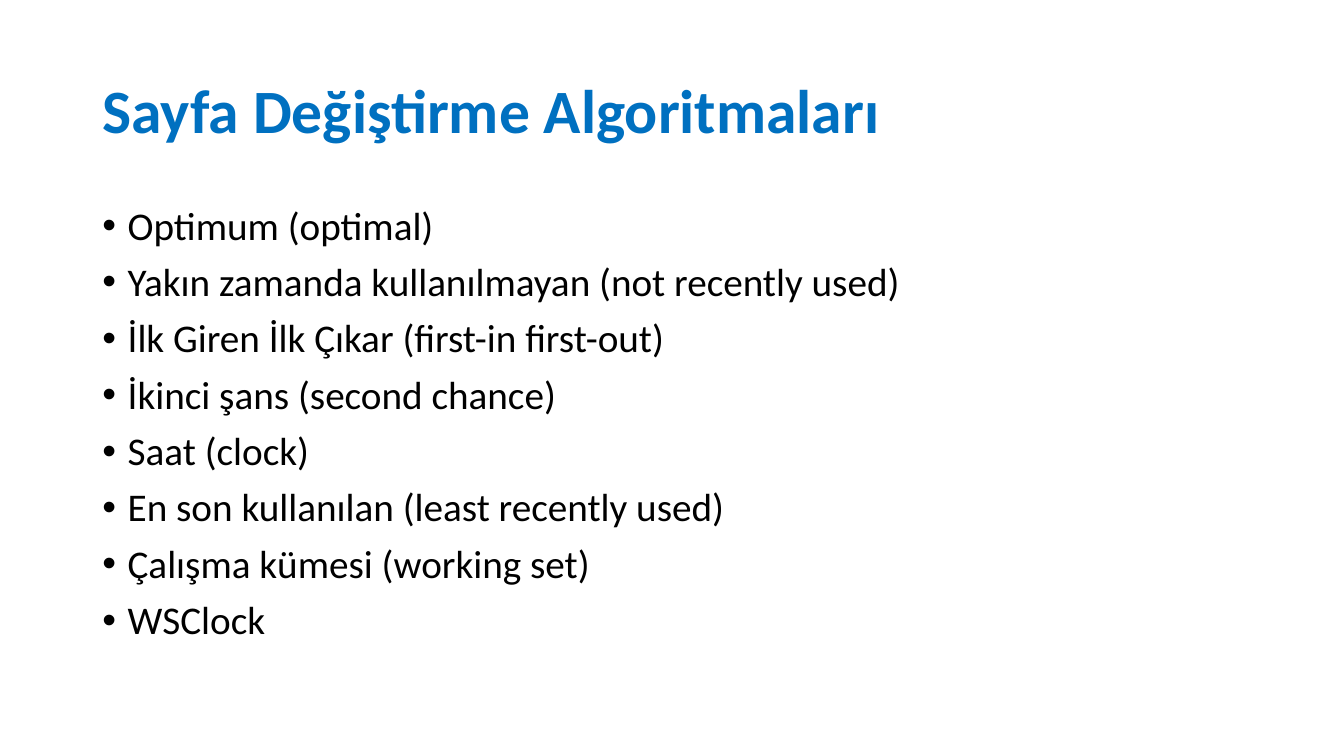
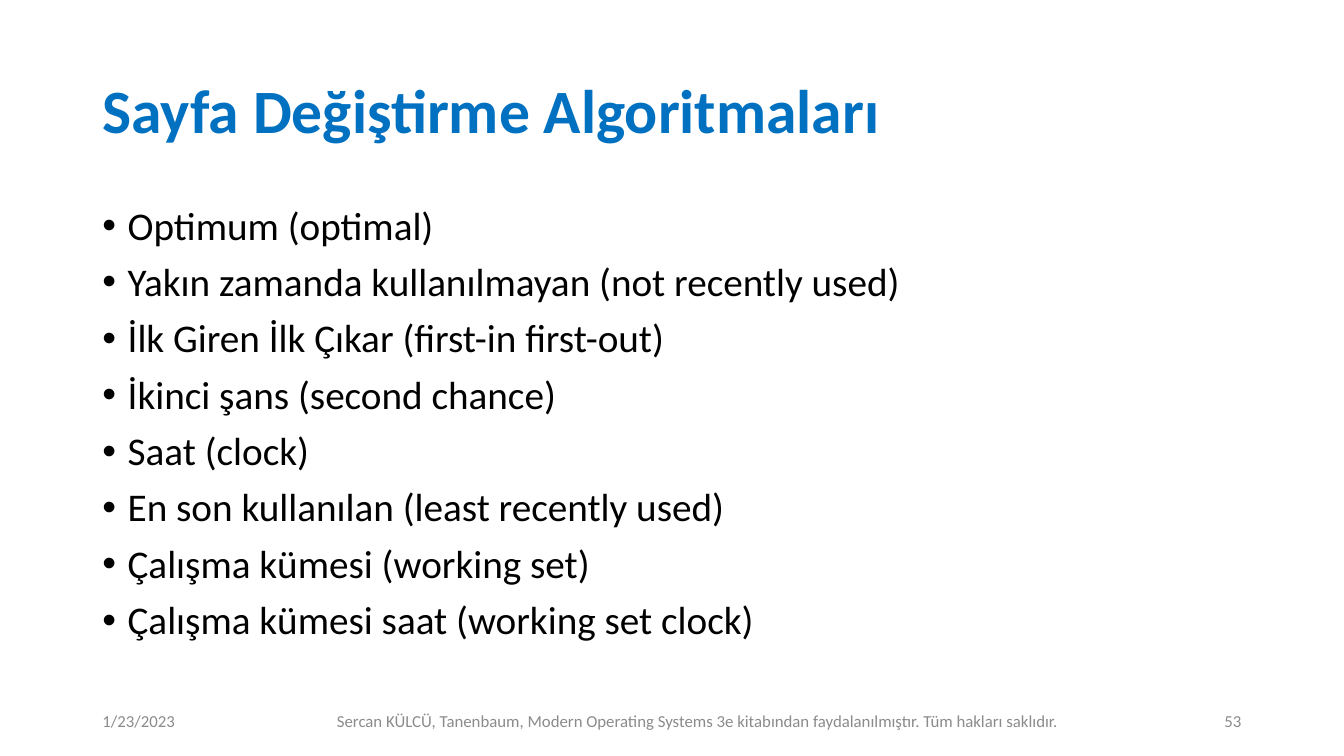
Before and after one commit to sercankulcu/sercankulcu.github.io, a slide deck: slide 53 of files/os/3_Bolum_3_Bellek.pptx (slide 38 before the commit). Drawn at 1344x756 pixels with LibreOffice and Linux fonts; fonts in the diff are those of the drawing. Boxes give left, top, right and bottom in pixels: in the first picture for what was removed or moved away, otherwise in the second. Text is boxed around its words. In the diff, an @@ line names an element or a change of style, - is before the commit and + after.

```diff
--- a/files/os/3_Bolum_3_Bellek.pptx
+++ b/files/os/3_Bolum_3_Bellek.pptx
@@ text at (x1=128, y1=605, x2=753, y2=641): text changed @@
-• WSClock
+• Çalışma kümesi saat (working set clock)
@@ text added at (x1=102, y1=715, x2=174, y2=728), 12 pt, text #8C8C8C @@
+1/23/2023
@@ text added at (x1=337, y1=714, x2=1057, y2=730), 12 pt, text #8C8C8C @@
+Sercan KÜLCÜ, Tanenbaum, Modern Operating Systems 3e kitabından faydalanılmıştır. Tüm hakları saklıdır.
@@ page number added at (x1=1224, y1=716, x2=1241, y2=727), 12 pt, text #8C8C8C @@
+53
```
Also in this commit, not shown: 51 other slides changed, 65 slides added, 4 slides removed, 5 other files.
